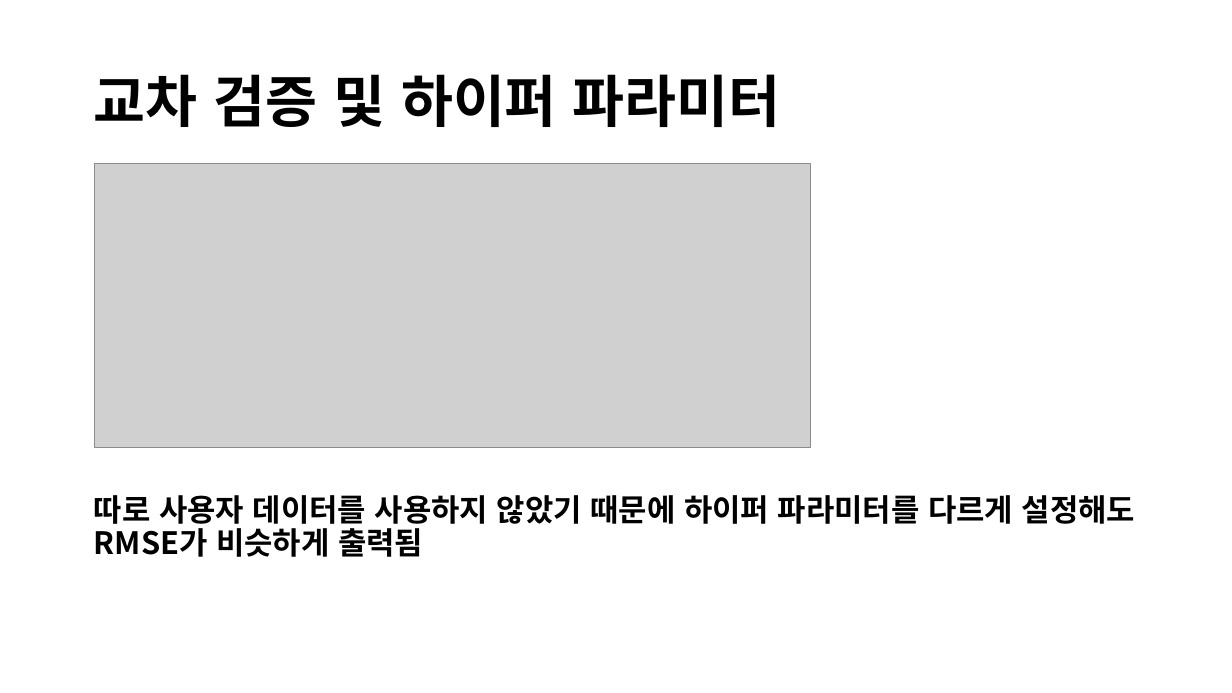
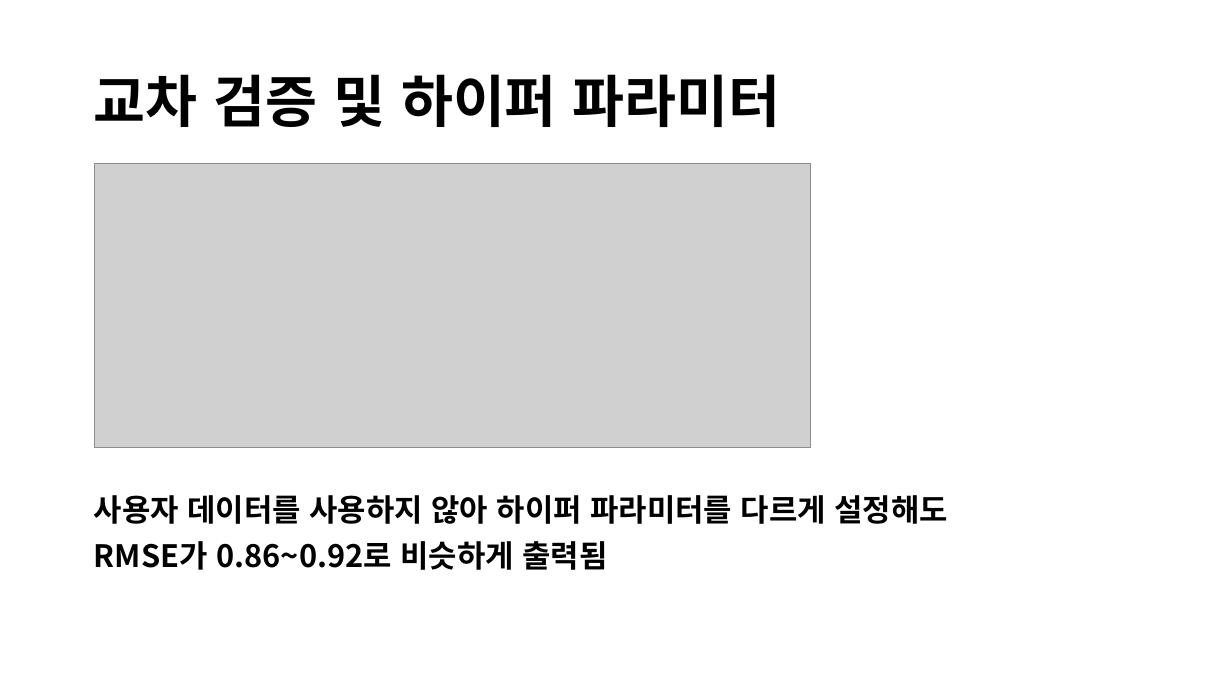
Before and after one commit to aaronkr-classroom/0-ml-team-project-pm-data, a slide deck: slide 16 of 넷플릭스 영화 추천 시스템 최종.pptx (slide 17 before the commit). Drawn at 1232x693 pixels with LibreOffice and Linux fonts; fonts in the diff are those of the drawing; grey boxes stand for pictures. Boxes give left, top, right and bottom in pixels: in the first picture for what was removed or moved away, otherwise in the second. Text is boxed around its words. In the diff, an @@ line names an element or a change of style, - is before the commit and + after.

```diff
--- a/넷플릭스 영화 추천 시스템 최종.pptx
+++ b/넷플릭스 영화 추천 시스템 최종.pptx
@@ text at <box>94,495,948,570</box>: text changed @@
-따로 사용자 데이터를 사용하지 않았기 때문에 하이퍼 파라미터를 다르게 설정해도 RMSE가 비슷하게 출력됨
+사용자 데이터를 사용하지 않아 하이퍼 파라미터를 다르게 설정해도
+RMSE가 0.86~0.92로 비슷하게 출력됨
```
Also in this commit, not shown: 4 other slides changed, 2 slides added, 2 slides removed.
